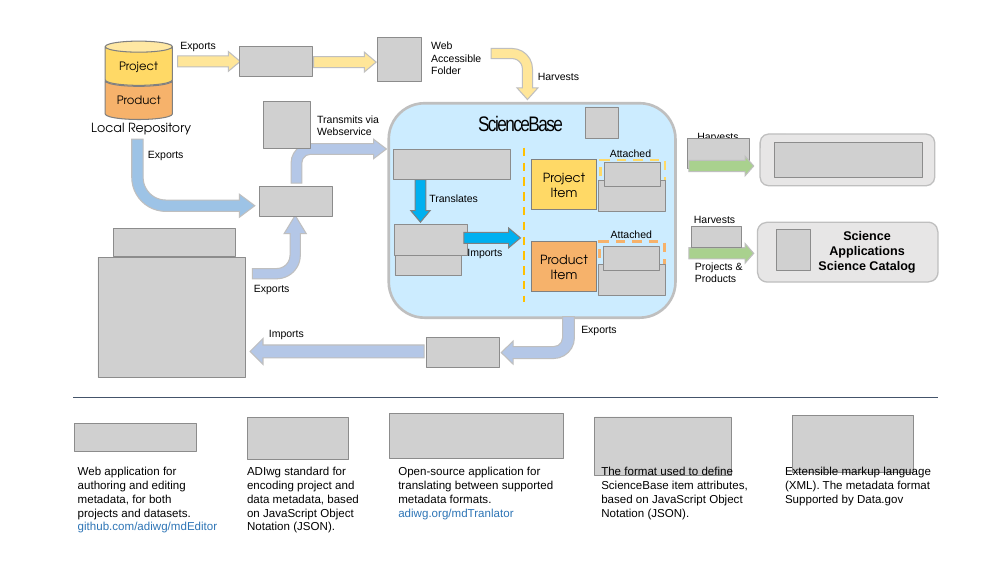
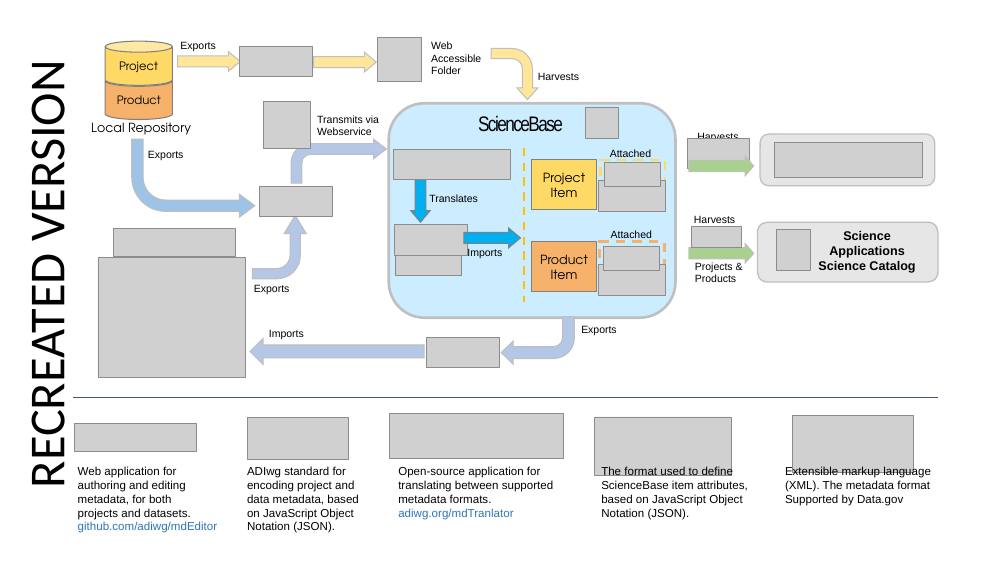
Before and after one commit to USFWS/Science_Applications_Metadata_Guidance, a slide deck: slide 6 of assets/Metadata_System_Architecture_PowerPoint/Metadata_System_Architecture.pptx (slide 1 before the commit). Drawn at 1008x567 pixels with LibreOffice and Linux fonts; fonts in the diff are those of the drawing; grey boxes stand for pictures. Boxes give left, top, right and bottom in pixels: in the first picture for what was removed or moved away, otherwise in the second. Text is boxed around its words. In the diff, an @@ line names an element or a change of style, - is before the commit and + after.

```diff
--- a/assets/Metadata_System_Architecture_PowerPoint/Metadata_System_Architecture.pptx
+++ b/assets/Metadata_System_Architecture_PowerPoint/Metadata_System_Architecture.pptx
@@ text added at bbox=[16, 78, 77, 481], 48 pt, text #000000 @@
+RECREATED VERSION
```
Also in this commit, not shown: 1 other slide changed, 9 other files.
